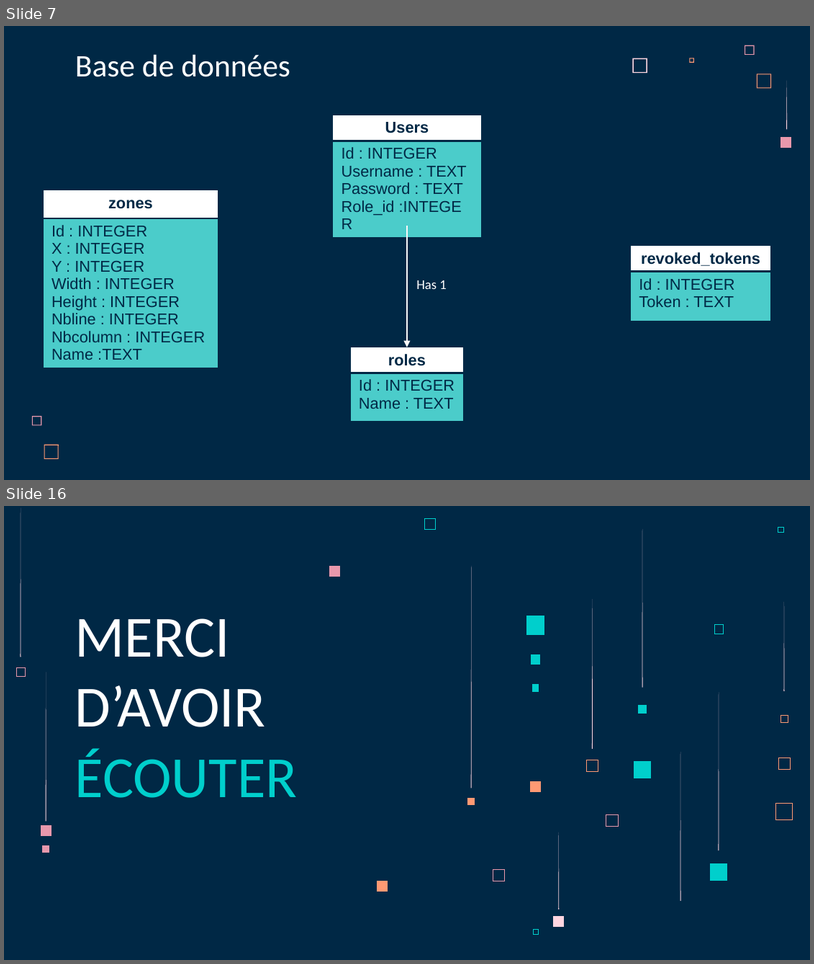
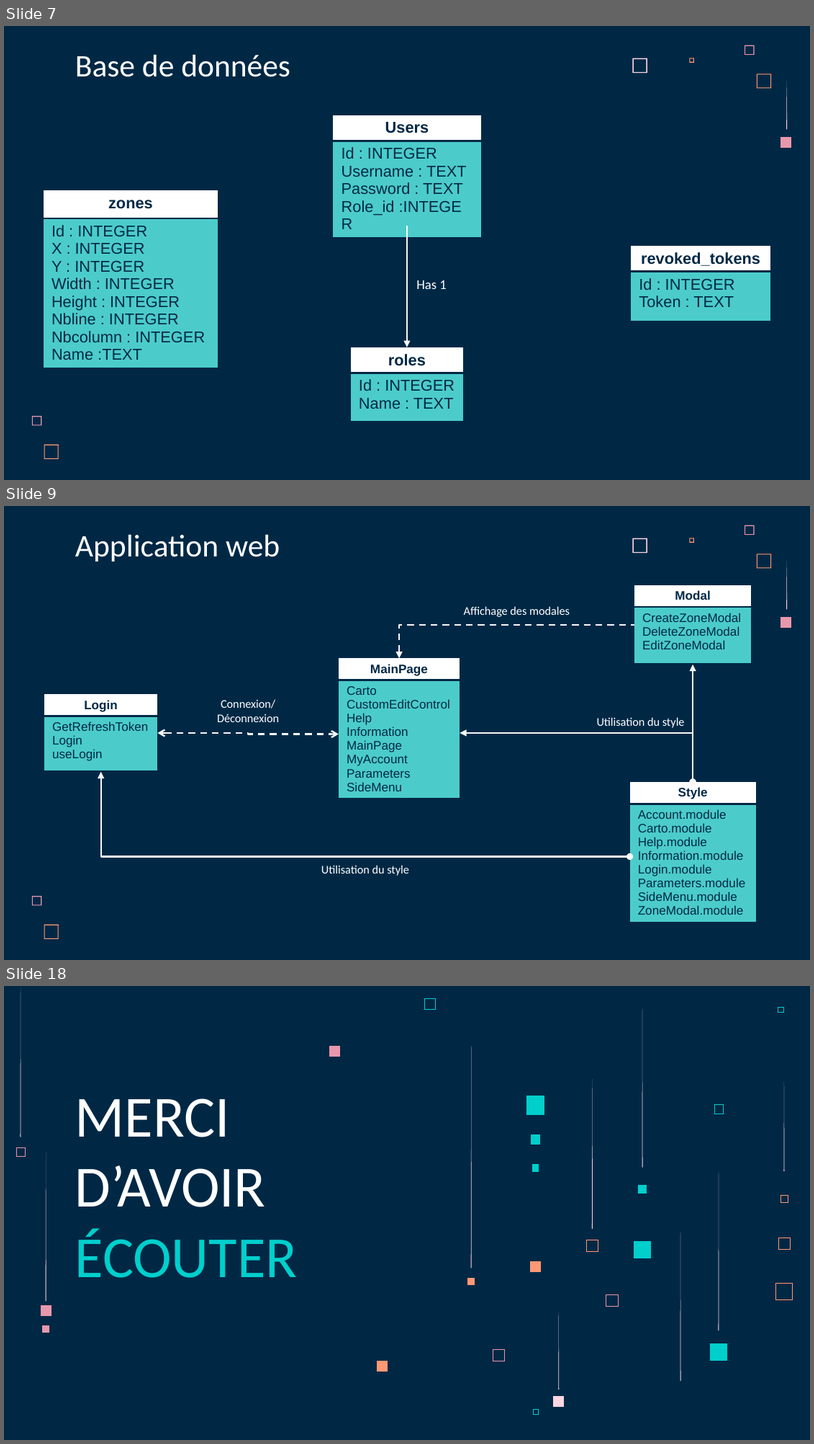
Before and after one commit to LoicSERRE/Projet-annuel-BUT3, a slide deck: Revue de projet/Diapo revue de projet.pptx. Shown one above the other, each under a label of ours: slides 7 and 16 before the commit, slides 7, 9 and 18 after it; the slides between them are not shown. The pictures are 814x964 and 814x1444 pixels, drawn with LibreOffice and Linux fonts; fonts in the diff are those of the drawing. Boxes give left, top, right and bottom in pixels: in the first picture for what was removed or moved away, otherwise in the second. Text is boxed around its words. In the diff, an @@ line names an element or a change of style, - is before the commit and + after.

```diff
--- a/Revue de projet/Diapo revue de projet.pptx
+++ b/Revue de projet/Diapo revue de projet.pptx
@@ slide 9 added at (4,506,810,960), background #002845; not listed: 8 template elements that a slide beside it also shows @@
@@ title added at (75,534,280,561), 28 pt, text #FFFFFF @@
+Application web
@@ table added at (635,585,751,664), 2 rows, 1 columns @@
+Modal
+CreateZoneModal / DeleteZoneModal / EditZoneModal
@@ text added at (464,606,570,617), 10.5 pt, text #FFFFFF @@
+Affichage des modales
@@ elbow arrow added from (635, 625) to (399, 659), #F8F8F8 1.5 pt dashed @@
@@ table added at (339,659,460,808), 2 rows, 1 columns @@
+MainPage
+Carto / CustomEditControl / Help / Information / MainPage / MyAccount / Parameters / SideMenu
@@ elbow double arrow added from (694, 782) to (694, 664), #F8F8F8 1.5 pt @@
@@ table added at (44,694,158,771), 2 rows, 1 columns @@
+Login
+GetRefreshToken / Login / useLogin
@@ text added at (217,699,279,722), 10.5 pt, text #FFFFFF @@
+Connexion/Déconnexion
@@ text added at (597,717,685,728), 10.5 pt, text #FFFFFF @@
+Utilisation du style
@@ elbow double arrow added from (158, 733) to (339, 734), #F8F8F8 1.5 pt dashed @@
@@ elbow double arrow added from (694, 782) to (460, 733), #F8F8F8 1.5 pt @@
@@ elbow double arrow added from (630, 856) to (100, 771), #F8F8F8 1.5 pt @@
@@ table added at (630,782,756,931), 2 rows, 1 columns @@
+Style
+Account.module / Carto.module / Help.module / Information.module / Login.module / Parameters.module / SideMenu.module / ZoneModal.module
@@ text added at (322,865,409,875), 10.5 pt, text #FFFFFF @@
+Utilisation du style
@@ what was slide 16 is now slide 18 @@
```
Also in this commit, not shown: 5 slides changed, 4 other slides added, 3 slides removed.
